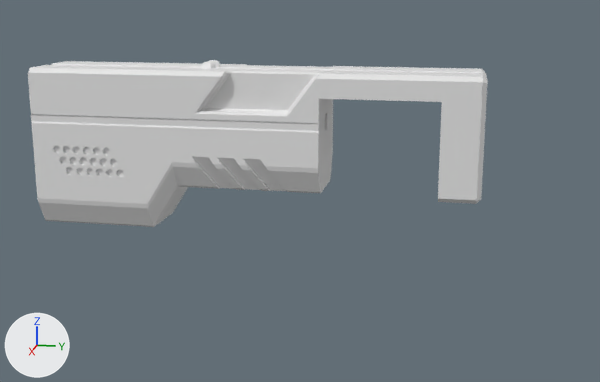
The FBX model [Space]/Assets/Meshes/TODOGrant/revolver.fbx: old version first, new version second.
Both versions are drawn from a 50 mm lens placed at (18.66, 1.83, 3.7), pointed at (0.03, -1.89, -0.96). The lights are fixed; the arrows at lower left show +X, +Y and +Z. Where no turn or scale is listed for an object, it has been applied to the vertices.

The older version as bpy lines, for what is in view:
```python
me_mesh = bpy.data.meshes.new('Mesh')
me_mesh.from_pydata(...)  # 968 vertices, 1932 faces; spans x -1.0..1.0, y -8.1..2.25, z -1.86..2.03
ob_cube_002 = bpy.data.objects.new('Cube.002', me_mesh)
ob_cube_002.location = (0.0, 0.0, 0.0)
```
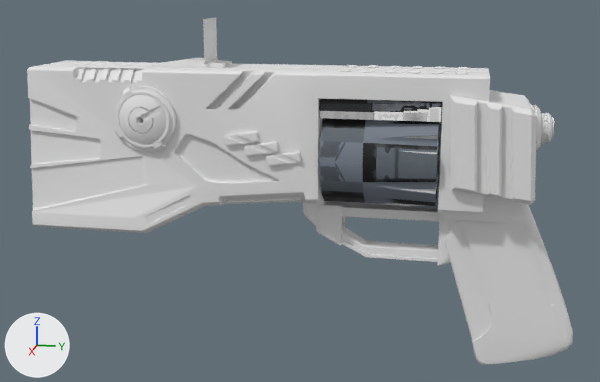
Changed parts and their boxes [x1, y1, x2, y2] in the pictures (600 x 382 px):
'Cube.002', reshaped
    before: [28, 60, 488, 227]
    after: [27, 58, 490, 233]
'Plane.013', added
    after: [302, 195, 573, 365]
'Circle.002', added
    after: [319, 118, 442, 209]
'Cube.003', added
    after: [450, 90, 554, 205]
'Cube.006', added
    after: [319, 99, 443, 122]
'Plane.003', added
    after: [203, 18, 217, 64]

The change, as a list of edits to the scene's bpy script:
```text
Add img_revolver_png:
    img_revolver_png = load_image('revolver.png', 'revolver.png', 1024, 1024, 'sRGB')
Add mat_material_001:
    mat_material_001 = principled_material('Material.001')
    mat_material_001.base_color = (0.8, 0.8, 0.8)  # white #e7e7e7
    mat_material_001.roughness = 0.69
Add mat_material_003:
    mat_material_003 = principled_material('Material.003')
    mat_material_003.base_color = (0.8, 0.8, 0.8)  # white #e7e7e7
    mat_material_003.roughness = 0.69
Add mat_material_002:
    mat_material_002 = principled_material('Material.002')
    mat_material_002.base_color = (0.8, 0.8, 0.8)  # white #e7e7e7
    mat_material_002.roughness = 0.69
Add mat_material:
    mat_material = principled_material('Material')
    mat_material.texture = img_revolver_png  # with its transparency
    mat_material.roughness = 0.69
Change me_mesh:
    used by ob_cube_002; location = (0.0, 0.0, 0.0)
    remove me_mesh.from_pydata(...)  # 968 vertices, 1932 faces; spans x -1.0..1.0, y -8.1..2.25, z -1.86..2.03
    add me_mesh.from_pydata(...)  # 15555 vertices, 12712 faces; spans x -1.31..1.31, y -8.1..2.3, z -1.85..2.09
    me_mesh part 1: 9 vertices moved within x -0.2..0.2, y -1.29, z 0.5..1.35; 953 vertices removed from x -1.0..1.0, y -8.1..2.25, z -1.86..2.03; 15540 vertices added at x -1.31..1.31, y -8.1..2.3, z -1.85..2.09
    add me_mesh.materials.append(mat_material_001)  # white #e7e7e7
Add me_mesh_001:
    me_mesh_001.from_pydata(...)  # 4319 vertices, 3480 faces; spans x -1.25..1.25, y 1.5..3.73, z -0.74..1.5
    me_mesh_001.materials.append(mat_material_003)  # white #e7e7e7
Add me_plane_038:
    me_plane_038.from_pydata([(0.5, -4.0, 2.0), (-0.5, -4.0, 2.0), (0.5, -4.0, 3.0), (-0.5, -4.0, 3.0)], [], [(0, 1, 3, 2)])
Add me_mesh_002:
    me_mesh_002.from_pydata(...)  # 836 vertices, 772 faces; spans x -0.61..0.61, y -1.81..4.43, z -2.91..1.61
    me_mesh_002.materials.append(mat_material_002)  # white #e7e7e7
Add me_mesh_003:
    me_mesh_003.from_pydata(...)  # 2008 vertices, 1834 faces; spans x -1.22..1.22, y -1.25..1.3, z -1.22..1.22
    me_mesh_003.materials.append(mat_material)  # picture img_revolver_png
Add me_mesh_1:
    me_mesh_1.from_pydata(...)  # 10 vertices, 6 faces; spans x -0.95..0.95, y -1.29..1.33, z 0.92..1.35
    me_mesh_1.materials.append(mat_material)  # picture img_revolver_png
Add ob_cube_003:
    ob_cube_003 = bpy.data.objects.new('Cube.003', me_mesh_001)
    ob_cube_003.location = (0.0, 0.0, 0.0)
Add ob_plane_003:
    ob_plane_003 = bpy.data.objects.new('Plane.003', me_plane_038)
    ob_plane_003.location = (0.0, 0.0, 0.0)
Add ob_plane_013:
    ob_plane_013 = bpy.data.objects.new('Plane.013', me_mesh_002)
    ob_plane_013.location = (0.0, 0.0, -1.86)
Add ob_circle_002:
    ob_circle_002 = bpy.data.objects.new('Circle.002', me_mesh_003)
    ob_circle_002.location = (0.0, 0.0, 0.0)
Add ob_cube_006:
    ob_cube_006 = bpy.data.objects.new('Cube.006', me_mesh_1)
    ob_cube_006.location = (0.0, 0.0, 0.0)
```
